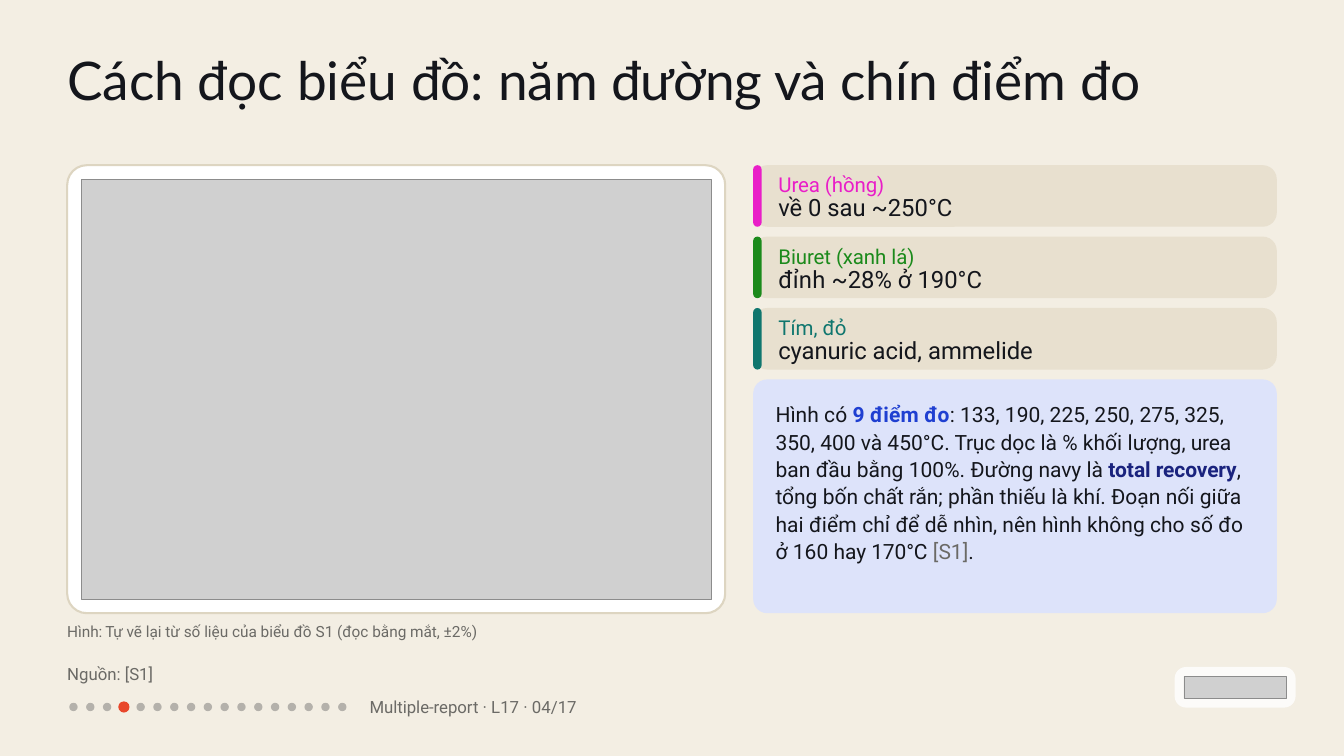
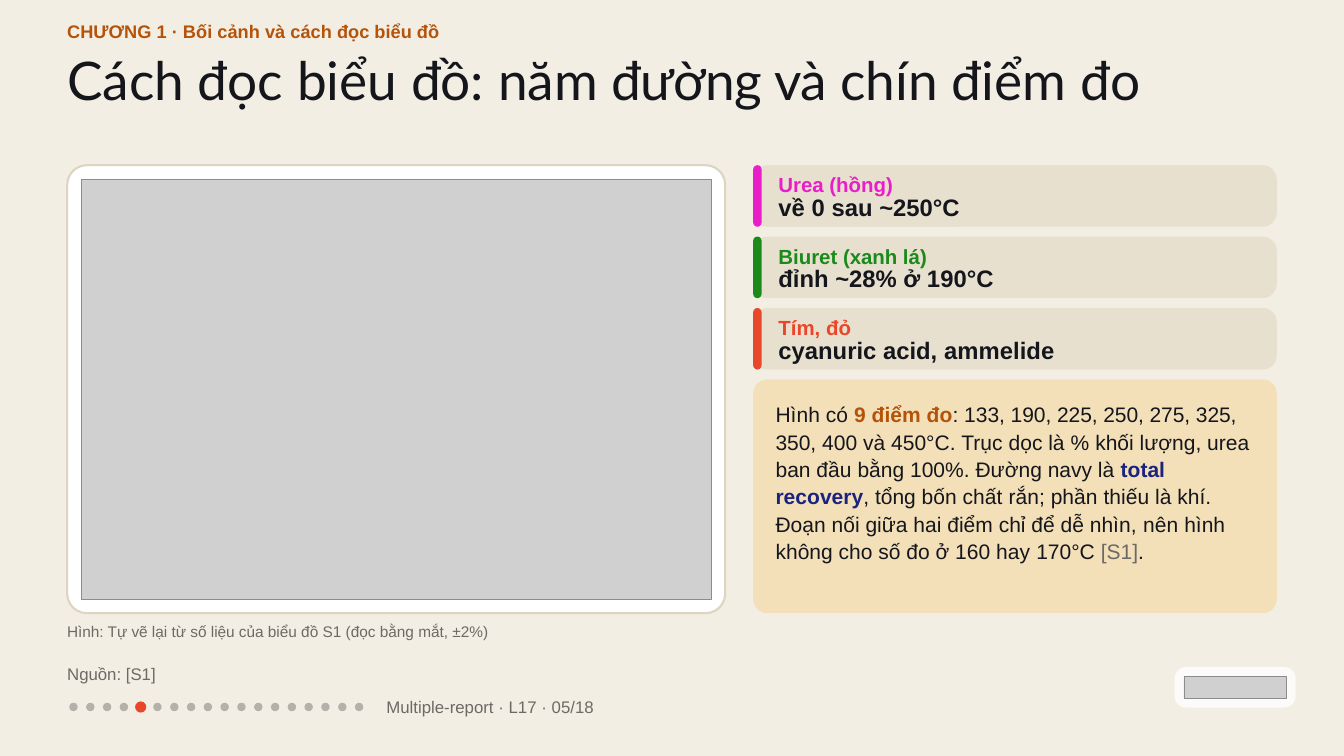
Before and after one commit to vohoailinh90/Multiple-report, a slide deck: slide 5 of lessons/L17/L17.pptx (slide 4 before the commit). Drawn at 1344x756 pixels with LibreOffice and Linux fonts; fonts in the diff are those of the drawing; grey boxes stand for pictures. Boxes give left, top, right and bottom in pixels: in the first picture for what was removed or moved away, otherwise in the second. Text is boxed around its words. In the diff, an @@ line names an element or a change of style, - is before the commit and + after.

```diff
--- a/lessons/L17/L17.pptx
+++ b/lessons/L17/L17.pptx
@@ text added at [67,24,439,42], 19.5 pt, text #B45309, bold @@
+CHƯƠNG 1 · Bối cảnh và cách đọc biểu đồ
@@ text "Urea (hồng)" at [778,176,892,197]: font Roboto to Arial, letter spacing -0.1 to 0 pt, bold on @@
@@ text "về 0 sau ~250°C" at [778,197,959,217]: font Roboto to Arial, bold on; letter spacing -0.3 to 0.1 pt in "về"; letter spacing -0.1 to 0 pt in "sau"; letter spacing 0 to -0.1 pt in "~250°C" @@
@@ text "Biuret (xanh lá)" at [778,249,927,269]: font Roboto to Arial, bold on; letter spacing -0.1 to 0 pt in "Biuret (xanh" @@
@@ text "đỉnh ~28% ở 190°C" at [778,268,994,288]: font Roboto to Arial, bold on; letter spacing 0.2 to 0 pt in "đỉnh"; letter spacing 0 to -0.1 pt in "~28%" @@
@@ rounded rectangle at [753,308,761,370]: fill #0F766E to #E8472B @@
@@ text "Tím, đỏ" at [778,319,851,338]: font Roboto to Arial, text colour #0F766E to #E8472B, bold on; letter spacing 0.1 to 0 pt in "đỏ" @@
@@ text "cyanuric acid, ammelide" at [778,341,1054,364]: font Roboto to Arial, bold on; letter spacing -0.1 to 0 pt in "cyanuric ammelide" @@
@@ rounded rectangle at [753,380,1277,614]: fill #DDE3FA to #F3DFB8 @@
@@ text "Hình có 9 điểm đo: ..." at [776,406,1249,563]: font Roboto to Arial; text colour #1F3FD1 to #B45309 in "9 điểm đo:"; letter spacing 0.1 to 0 pt in "có điểm đo: lượng, đầu Đường giữa ..."; letter spacing 0 to -0.1 pt in "133, 190, 225, 250, 325, 350,"; letter spacing -0.1 to -0.2 pt in "275,"; letter spacing -0.2 to 0 pt in "và urea recovery, rắn;"; letter spacing -0.3 to 0 pt in "Trục"; letter spacing -0.1 to 0 pt in "navy total recovery, tổng chất hay"; letter spacing 0.2 to 0 pt in "điểm"; letter spacing -0.2 to -0.1 pt in "170°C" @@
@@ text "Hình: Tự vẽ lại từ ..." at [67,625,488,640]: font Roboto to Arial; letter spacing -0.5 to 0 pt in "Tự"; letter spacing 0.1 to 0 pt in "đồ (đọc" @@
@@ text "Nguồn: [S1]" at [67,667,156,684]: font Roboto to Arial @@
@@ ellipse: place and size @@
-ellipse at [136,703,144,711]
+ellipse at [120,703,128,711]
@@ ellipse: place and size @@
-ellipse at [118,702,130,713]
+ellipse at [135,702,146,713]
@@ ellipse added at [355,703,363,711], fill #14161C at 28% opacity @@
@@ text at [386,701,594,717]: text changed; font Roboto to Arial @@
-Multiple-report · L17 · 04/17
+Multiple-report · L17 · 05/18
```
Also in this commit, not shown: 16 other slides changed, 1 slide added, 1 other file.
